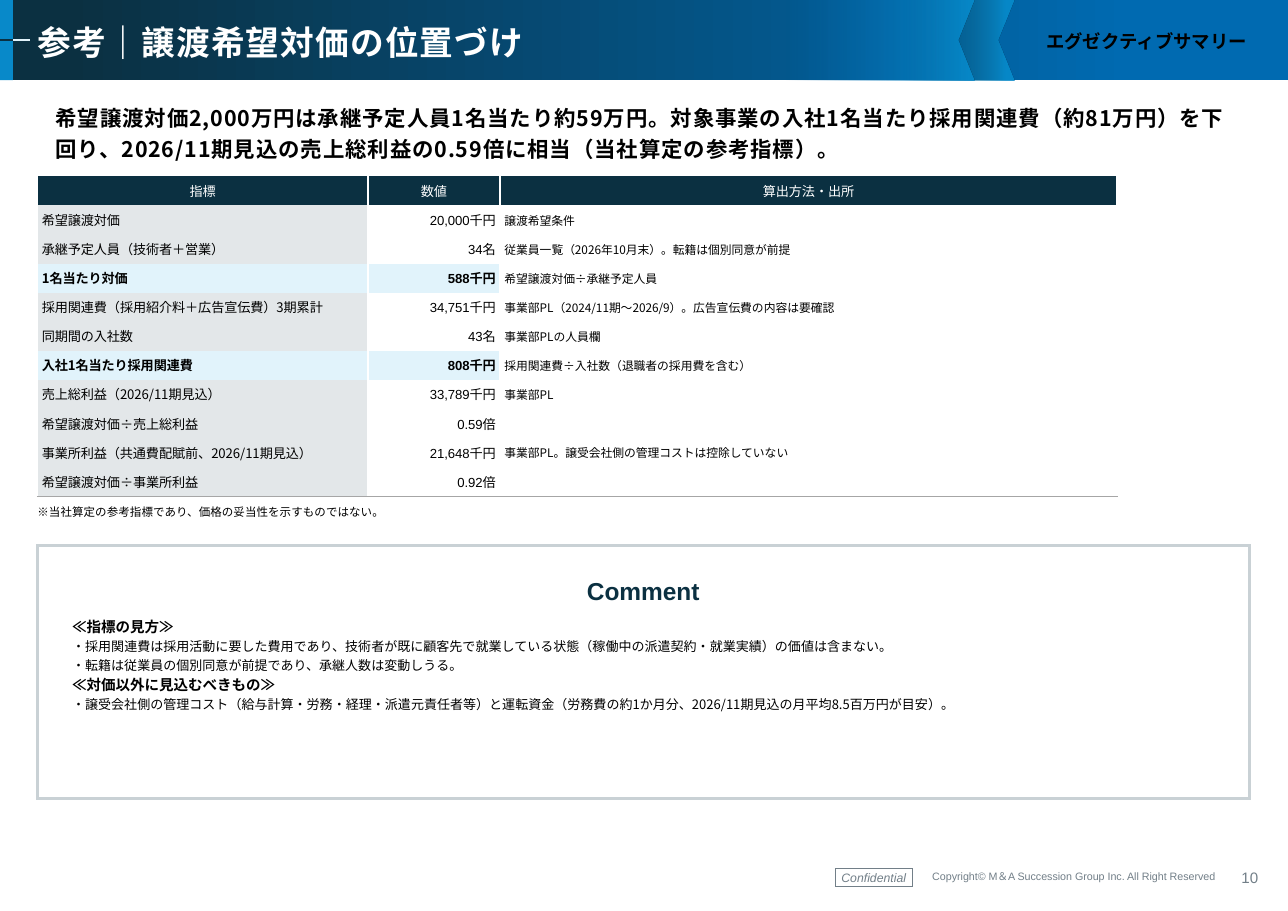
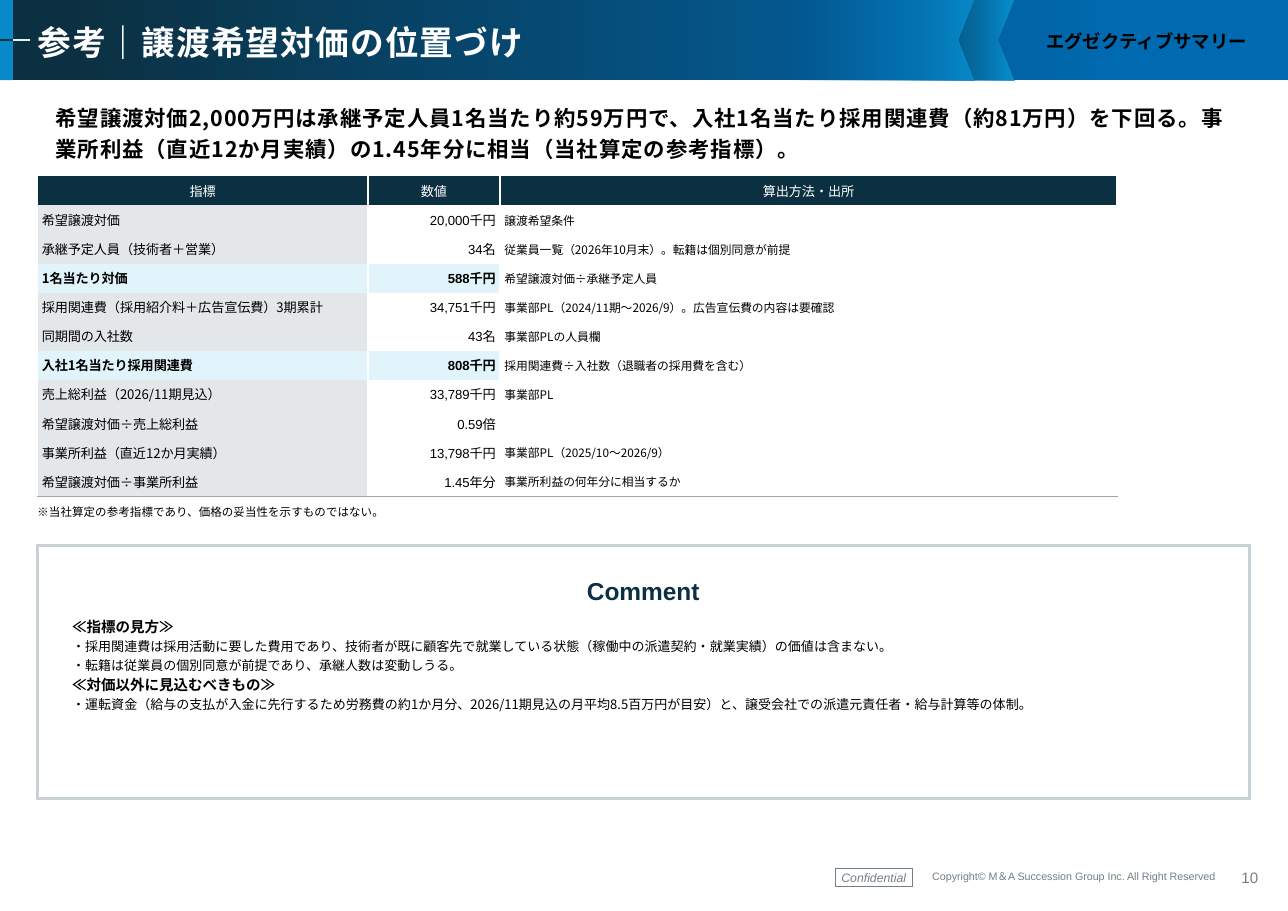
Before and after one commit to keisuketagaito/github-1st, a slide deck: slide 11 of ジャパニアス株式会社_化学バイオ事業/企業概要書_ジャパニアス化学バイオ事業_261125.pptx. Drawn at 1288x911 pixels with LibreOffice and Linux fonts; fonts in the diff are those of the drawing; background and template pictures are left out. Boxes give left, top, right and bottom in pixels: in the first picture for what was removed or moved away, otherwise in the second. Text is boxed around its words. In the diff, an @@ line names an element or a change of style, - is before the commit and + after.

```diff
--- a/ジャパニアス株式会社_化学バイオ事業/企業概要書_ジャパニアス化学バイオ事業_261125.pptx
+++ b/ジャパニアス株式会社_化学バイオ事業/企業概要書_ジャパニアス化学バイオ事業_261125.pptx
@@ subtitle at <box>56,107,1223,159</box>: text changed @@
-希望譲渡対価2,000万円は承継予定人員1名当たり約59万円。対象事業の入社1名当たり採用関連費（約81万円）を下回り、2026/11期見込の売上総利益の0.59倍に相当（当社算定の参考指標）。
+希望譲渡対価2,000万円は承継予定人員1名当たり約59万円で、入社1名当たり採用関連費（約81万円）を下回る。事業所利益（直近12か月実績）の1.45年分に相当（当社算定の参考指標）。
@@ table at <box>37,176,1117,496</box> @@
-row 10: 事業所利益（共通費配賦前、2026/11期見込） | 21,648千円 | 事業部PL。譲受会社側の管理コストは控除していない
+row 10: 事業所利益（直近12か月実績） | 13,798千円 | 事業部PL（2025/10〜2026/9）
-row 11, column 2: 0.92倍
+row 11, column 2: 1.45年分
-row 11, column 3: 
+row 11, column 3: 事業所利益の何年分に相当するか
@@ text at <box>72,698,1032,712</box>: text changed @@
-・譲受会社側の管理コスト（給与計算・労務・経理・派遣元責任者等）と運転資金（労務費の約1か月分、2026/11期見込の月平均8.5百万円が目安）。
+・運転資金（給与の支払が入金に先行するため労務費の約1か月分、2026/11期見込の月平均8.5百万円が目安）と、譲受会社での派遣元責任者・給与計算等の体制。
```
Also in this commit, not shown: 9 other slides changed, 5 other files.
